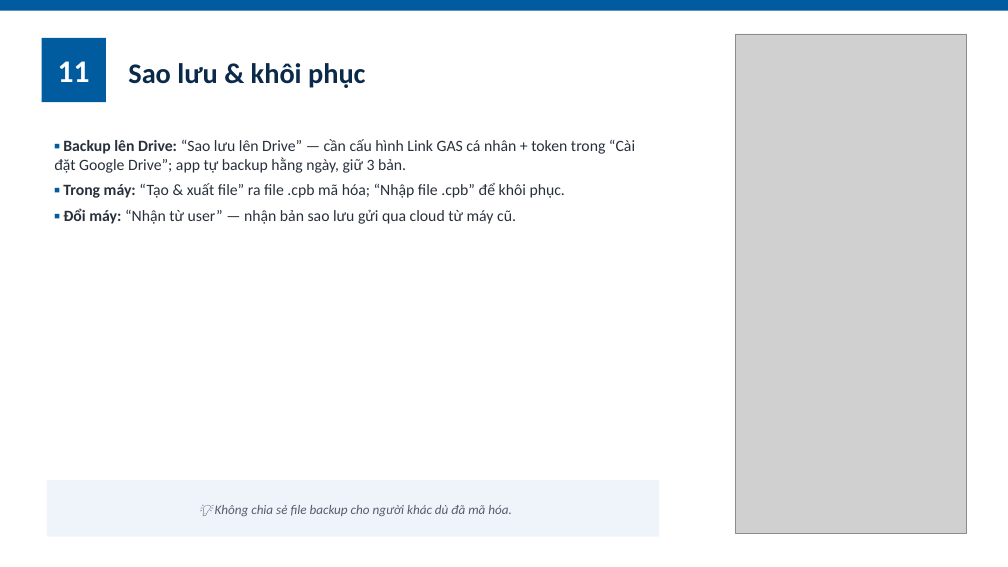
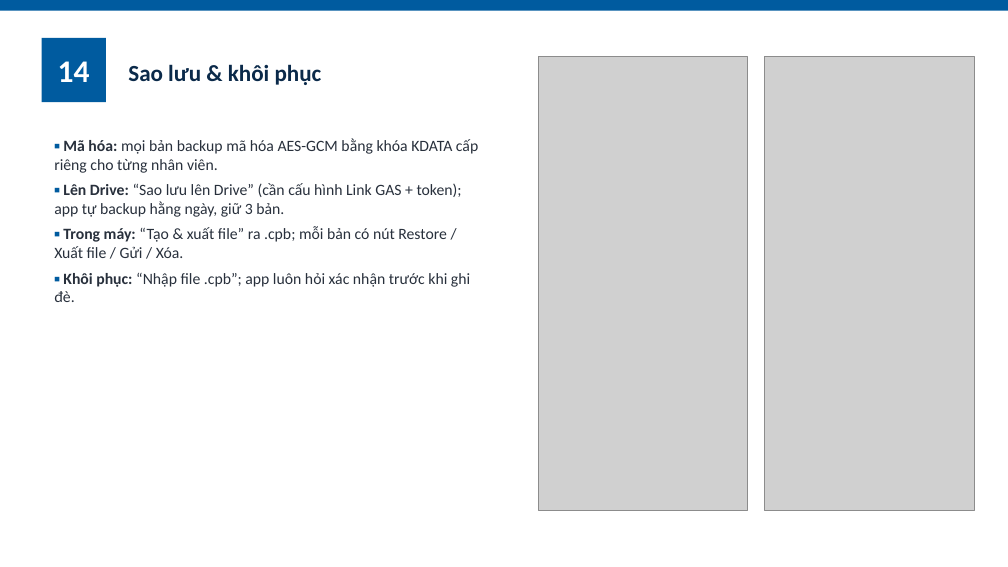
Before and after one commit to hungnq131193-ux/ClientPro, a slide deck: slide 21 of docs/ClientPro_HuongDanSuDung.pptx (slide 17 before the commit). Drawn at 1008x567 pixels with LibreOffice and Linux fonts; fonts in the diff are those of the drawing; grey boxes stand for pictures. Boxes give left, top, right and bottom in pixels: in the first picture for what was removed or moved away, otherwise in the second. Text is boxed around its words. In the diff, an @@ line names an element or a change of style, - is before the commit and + after.

```diff
--- a/docs/ClientPro_HuongDanSuDung.pptx
+++ b/docs/ClientPro_HuongDanSuDung.pptx
@@ text "Sao lưu & khôi phục" at <box>128,64,322,85</box>: size 27 to 22 pt @@
@@ picture added at <box>538,57,748,510</box> @@
@@ picture: place and size @@
-picture at <box>736,34,966,533</box>
+picture at <box>765,57,974,510</box>
@@ text in rectangle at <box>58,61,90,82</box>: text changed @@
-11
+14
@@ text at <box>54,138,478,302</box>: text changed @@
-▪ Backup lên Drive: “Sao lưu lên Drive” — cần cấu hình Link GAS cá nhân + token trong “Cài đặt Google Drive”; app tự backup hằng ngày, giữ 3 bản.
-▪ Trong máy: “Tạo & xuất file” ra file .cpb mã hóa; “Nhập file .cpb” để khôi phục.
-▪ Đổi máy: “Nhận từ user” — nhận bản sao lưu gửi qua cloud từ máy cũ.
+▪ Mã hóa: mọi bản backup mã hóa AES-GCM bằng khóa KDATA cấp riêng cho từng nhân viên.
+▪ Lên Drive: “Sao lưu lên Drive” (cần cấu hình Link GAS + token); app tự backup hằng ngày, giữ 3 bản.
+▪ Trong máy: “Tạo & xuất file” ra .cpb; mỗi bản có nút Restore / Xuất file / Gửi / Xóa.
+▪ Khôi phục: “Nhập file .cpb”; app luôn hỏi xác nhận trước khi ghi đè.
@@ rectangle removed at <box>47,480,659,537</box> @@
-💡 Không chia sẻ file backup cho người khác dù đã mã hóa.
```
Also in this commit, not shown: 16 other slides changed, 6 slides added, 1 slide removed, 1 other file.
